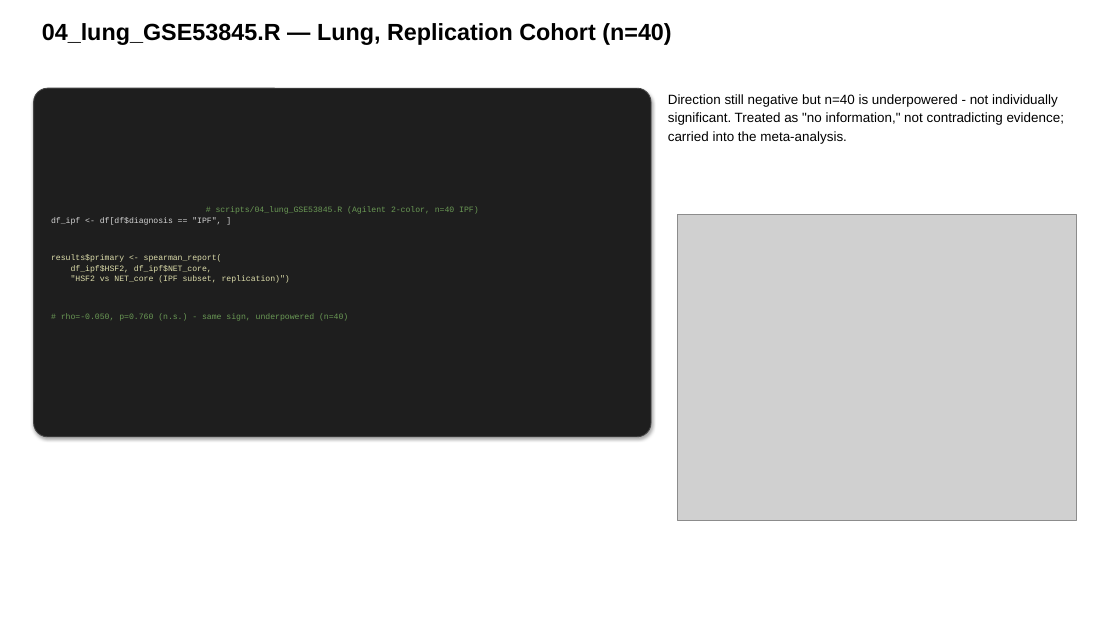
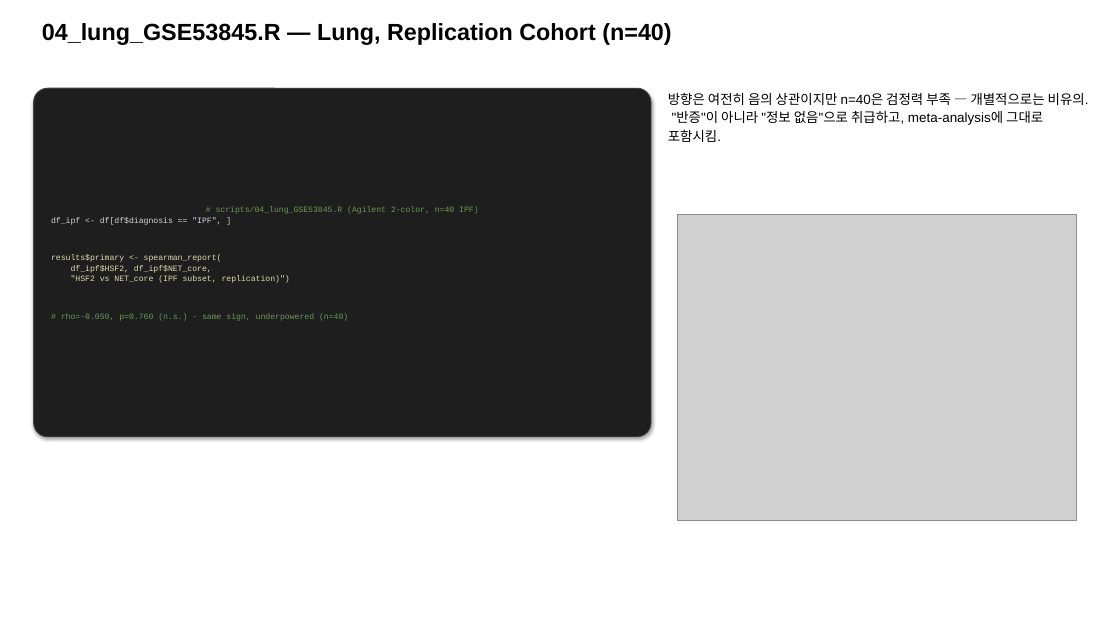
Before and after one commit to bioinform25/project2, a slide deck: slide 8 of presentation/dry_lab_summary.pptx. Drawn at 1120x630 pixels with LibreOffice and Linux fonts; fonts in the diff are those of the drawing; grey boxes stand for pictures. Boxes give left, top, right and bottom in pixels: in the first picture for what was removed or moved away, otherwise in the second. Text is boxed around its words. In the diff, an @@ line names an element or a change of style, - is before the commit and + after.

```diff
--- a/presentation/dry_lab_summary.pptx
+++ b/presentation/dry_lab_summary.pptx
@@ text at box(668, 92, 1089, 142): text changed @@
-Direction still negative but n=40 is underpowered - not individually significant. Treated as "no information," not contradicting evidence; carried into the meta-analysis.
+방향은 여전히 음의 상관이지만 n=40은 검정력 부족 — 개별적으로는 비유의. "반증"이 아니라 "정보 없음"으로 취급하고, meta-analysis에 그대로 포함시킴.
```
Also in this commit, not shown: 17 other slides changed, 1 slide added, 1 slide removed, 1 other file.
